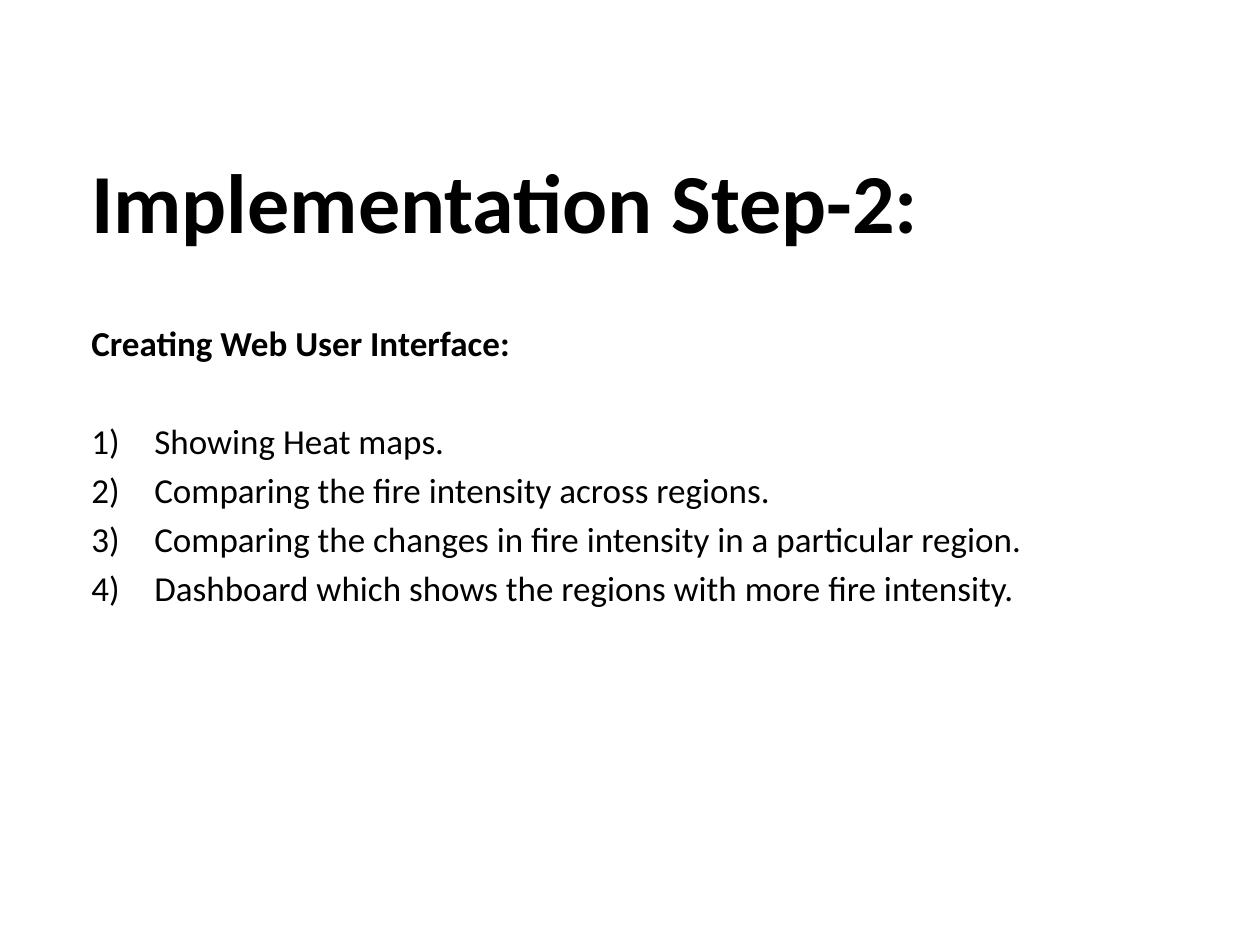
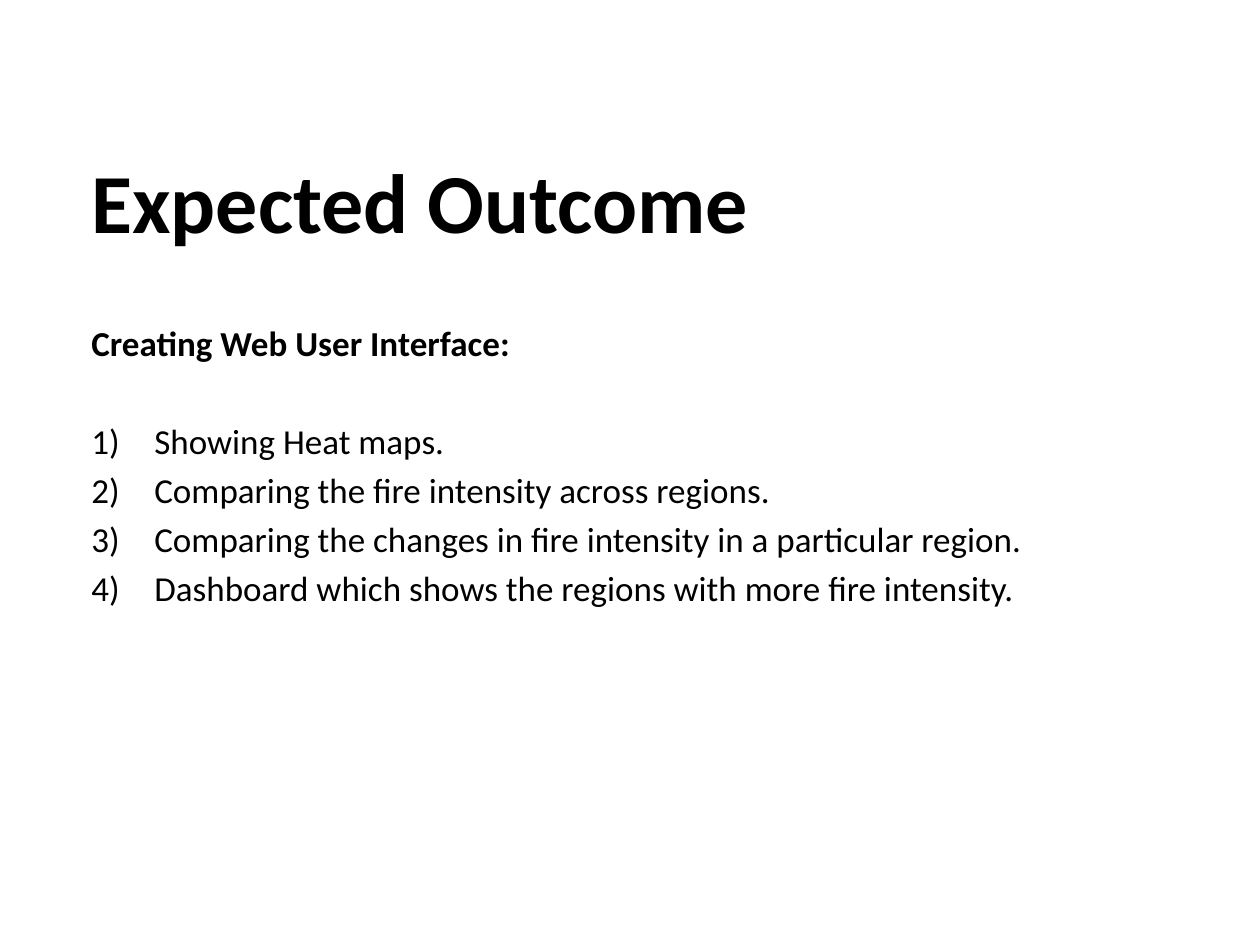
Before and after one commit to sindhusha-t/Predict-WildFires-, a slide deck: slide 8 of Documentation/Wildfire Intensity.pptx (slide 6 before the commit). Drawn at 1260x945 pixels with LibreOffice and Linux fonts; fonts in the diff are those of the drawing; background and template pictures are left out. Boxes give left, top, right and bottom in pixels: in the first picture for what was removed or moved away, otherwise in the second. Text is boxed around its words. In the diff, an @@ line names an element or a change of style, - is before the commit and + after.

```diff
--- a/Documentation/Wildfire Intensity.pptx
+++ b/Documentation/Wildfire Intensity.pptx
@@ title at <box>91,174,748,247</box>: text changed @@
-Implementation Step-2:
+Expected Outcome
```
Also in this commit, not shown: 4 other slides changed, 3 slides added.
